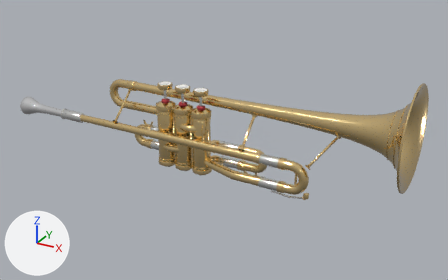
Renders of the glTF model public/models/trumpet.glb from each side of a commit.
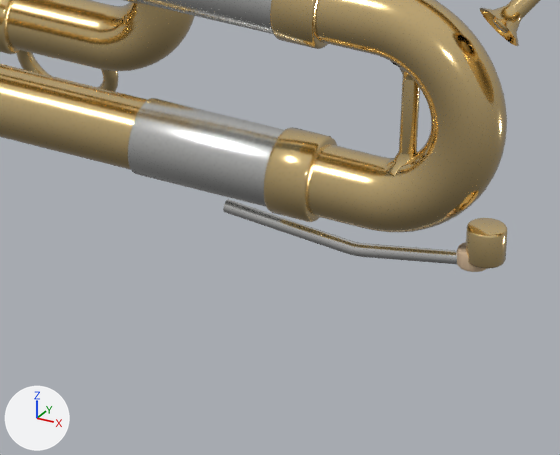
Each version appears first whole from a 50 mm lens placed at (0.41, -0.636, 0.328), pointed at (0.048, 0.022, -0.001), and next in a close-up on the part from 54% to 70% of the width and 58% to 80% of the height. Lighting does not change. The marker at lower left points along +X, +Y and +Z. The last two pictures show the newer version. Where no turn or scale is listed for an object, it has been applied to the vertices. Vertices at exactly the same position are counted once.

Objects in the first close-up: 'Body'.
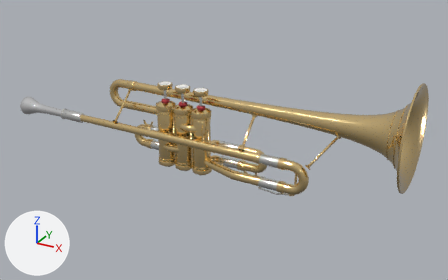
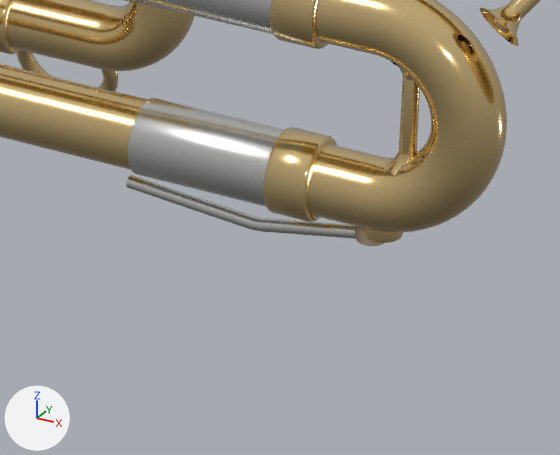
What the commit changed:
me_body has 46437 vertices, 91190 faces and spans x -0.277..0.277, y -0.062..0.062, z -0.083..0.083.
me_body is used by ob_body; location (0.0134, 0.019, 0.0316).
me_body part 1: the loose piece of 146 vertices spanning x 0.165..0.172, y -0.041..-0.035, z -0.065..-0.059 is moved by (-0.017, 0.0, 0.0).
me_body part 2: the loose piece of 144 vertices spanning x 0.124..0.169, y -0.039..-0.037, z -0.07..-0.064 is moved by (-0.018, 0.0, 0.0).
me_body part 3: the loose piece of 122 vertices spanning x 0.164..0.169, y -0.041..-0.035, z -0.066..-0.063 is moved by (-0.017, 0.0, 0.0).

Changed parts and their boxes [x1, y1, x2, y2] in the close-ups (560 x 455 px; the box of a moved part takes in the faces that stretch with it):
'Body', reshaped
    before: [0, 0, 540, 272]
    after: [0, 0, 540, 246]
part 1 of me_body, moved or reshaped
    before: [466, 218, 507, 269]
    after: [365, 229, 403, 243]
part 2 of me_body, moved or reshaped
    before: [223, 199, 457, 264]
    after: [126, 175, 355, 239]
part 3 of me_body, moved or reshaped
    before: [457, 242, 487, 272]
    after: [355, 226, 384, 246]
